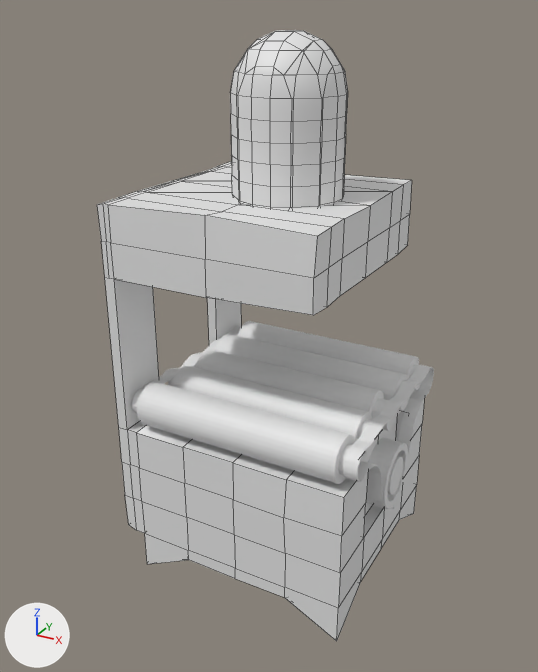
The FBX model Assets/Models/potion pourer.fbx: old version first, new version second.
Before and after are seen from a 50 mm camera at (1.4, -2.72, 2.52) aimed at (-0.07, -0.06, 1.19). The axes (+X, +Y, +Z) are drawn at lower left. The lights are the same throughout. Mesh edges are drawn as thin lines on the coarser meshes. Where no turn or scale is listed for an object, it has been applied to the vertices. Vertices at the same position are counted once.

Objects in the first picture: 'Base', 'Belt', 'PotionContainer', 'Rollers', 'Spinner'.
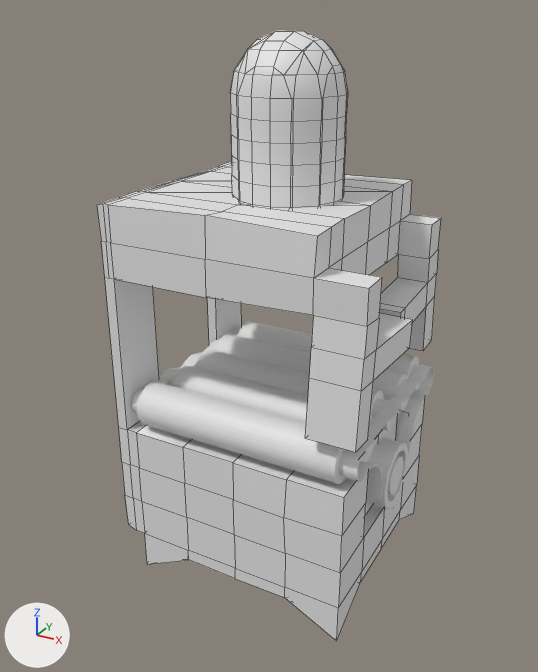
Pixel boxes [x1, y1, x2, y2] of what changed, in the pictures (538 x 672 px):
'Base', reshaped: before [97, 162, 424, 641]; after [97, 162, 441, 641]
part 1 of me_cube_001, built on: before [314, 214, 410, 315]; after [306, 214, 441, 452]

What the commit changed:
me_cube_001 is used by ob_base; location (0.0, 0.0, 1.04).
me_cube_001 had 292 vertices, 280 faces and spanned x -0.6..0.5, y -0.51..0.5, z -0.98..0.79.
me_cube_001 now has 336 vertices, 324 faces and spans x -0.6..0.55, y -0.53..0.54, z -0.98..0.79.
Part 1, on me_cube_001:
2 faces are deleted.
37 vertices are added at x 0.35..0.55, y -0.53..0.54, z -0.02..0.63.
7 new vertices lie (0.15, 0.0, 0.0) away from vertices in x 0.35, y 0.1..0.52, z 0.01..0.48.
46 new faces join them.
